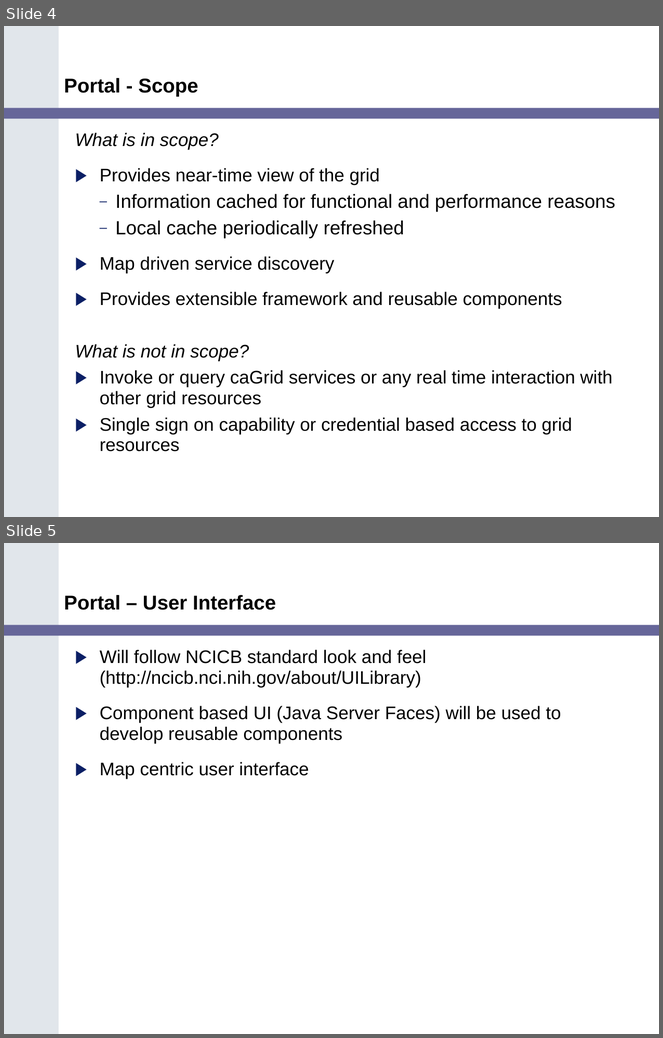
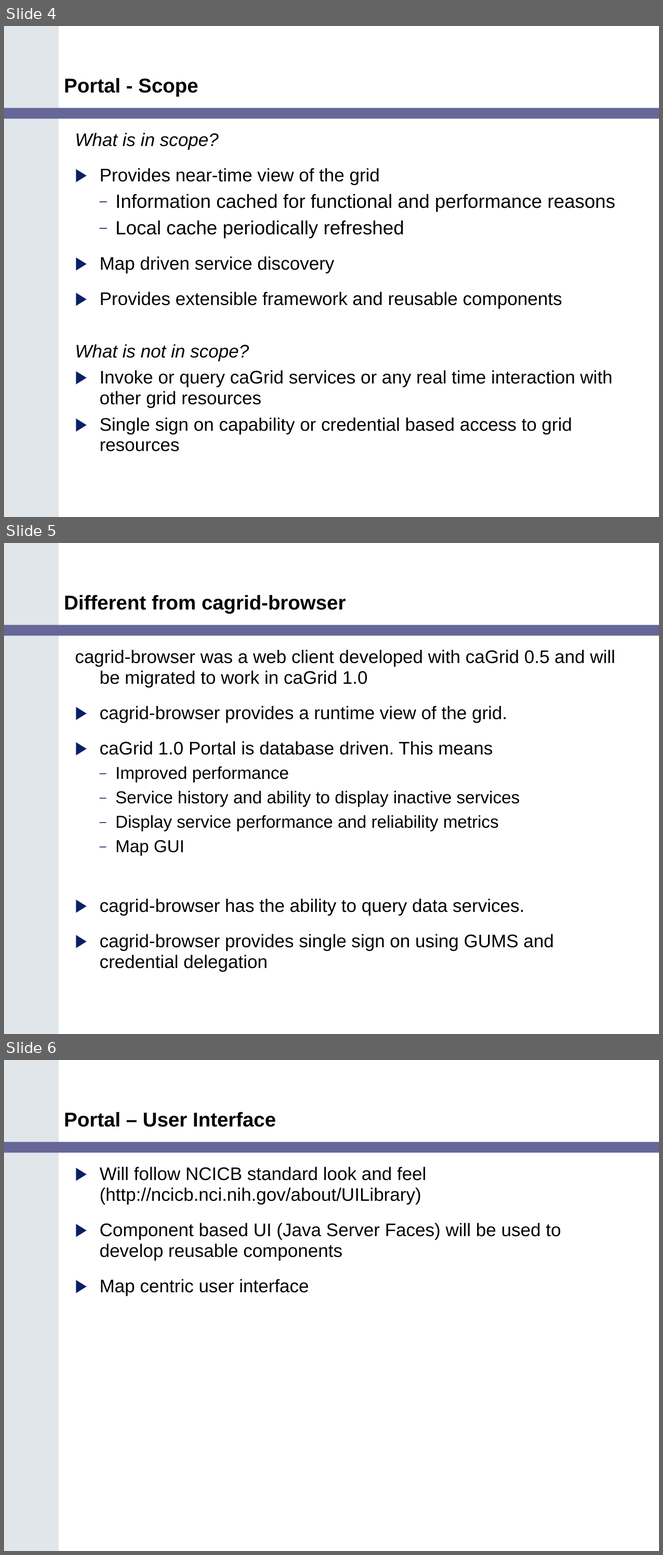
Before and after one commit to NCIP/cagrid-portal, a slide deck: cagrid-1-0/Documentation/presentations/200607_VCDE_ARCH/Portal_Arch_VCDE_2006_07.ppt. Shown one above the other, each under a label of ours: slides 4 and 5 before the commit, slides 4, 5 and 6 after it. The pictures are 663x1038 and 663x1555 pixels, drawn with LibreOffice and Linux fonts; fonts in the diff are those of the drawing; background and template pictures are left out. Boxes give left, top, right and bottom in pixels: in the first picture for what was removed or moved away, otherwise in the second. Text is boxed around its words. In the diff, an @@ line names an element or a change of style, - is before the commit and + after.

```diff
--- a/cagrid-1-0/Documentation/presentations/200607_VCDE_ARCH/Portal_Arch_VCDE_2006_07.ppt
+++ b/cagrid-1-0/Documentation/presentations/200607_VCDE_ARCH/Portal_Arch_VCDE_2006_07.ppt
@@ slide 5 added at (4, 543, 659, 1034), background #FFFFFF; not listed: 2 template elements that a slide beside it also shows @@
@@ title added at (64, 595, 346, 613), 22 pt, text #000000, bold @@
+Different from cagrid-browser
@@ text added at (75, 650, 616, 972), 20 pt, text #000000 @@
+cagrid-browser was a web client developed with caGrid 0.5 and will be migrated to work in caGrid 1.0
+▶ cagrid-browser provides a runtime view of the grid.
+▶ caGrid 1.0 Portal is database driven. This means
+  – Improved performance
+  – Service history and ability to display inactive services
+  – Display service performance and reliability metrics
+  – Map GUI
+▶ cagrid-browser has the ability to query data services.
+▶ cagrid-browser provides single sign on using GUMS and credential delegation
@@ what was slide 5 is now slide 6 @@
```
Also in this commit, not shown: 7 slides changed, 1 other slide added.
